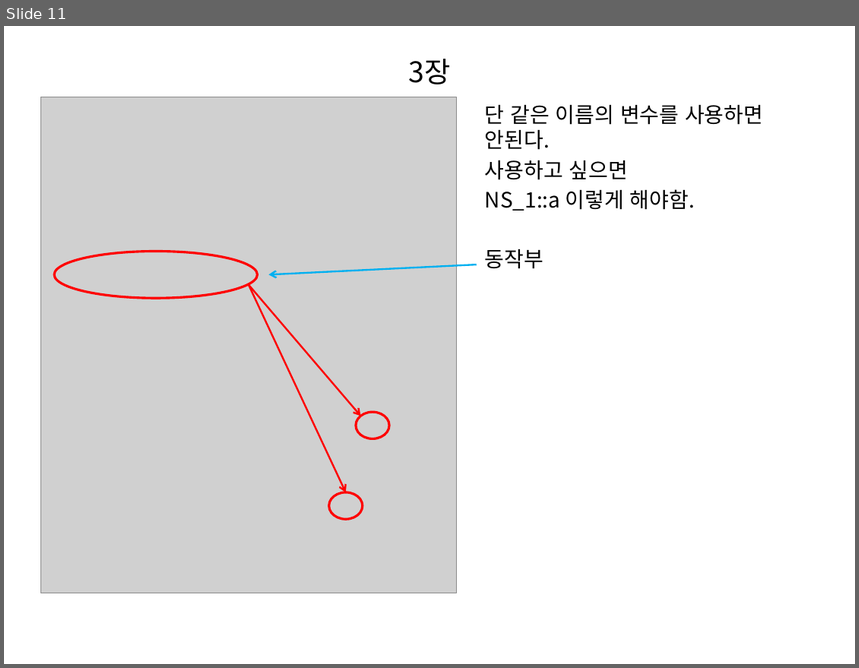
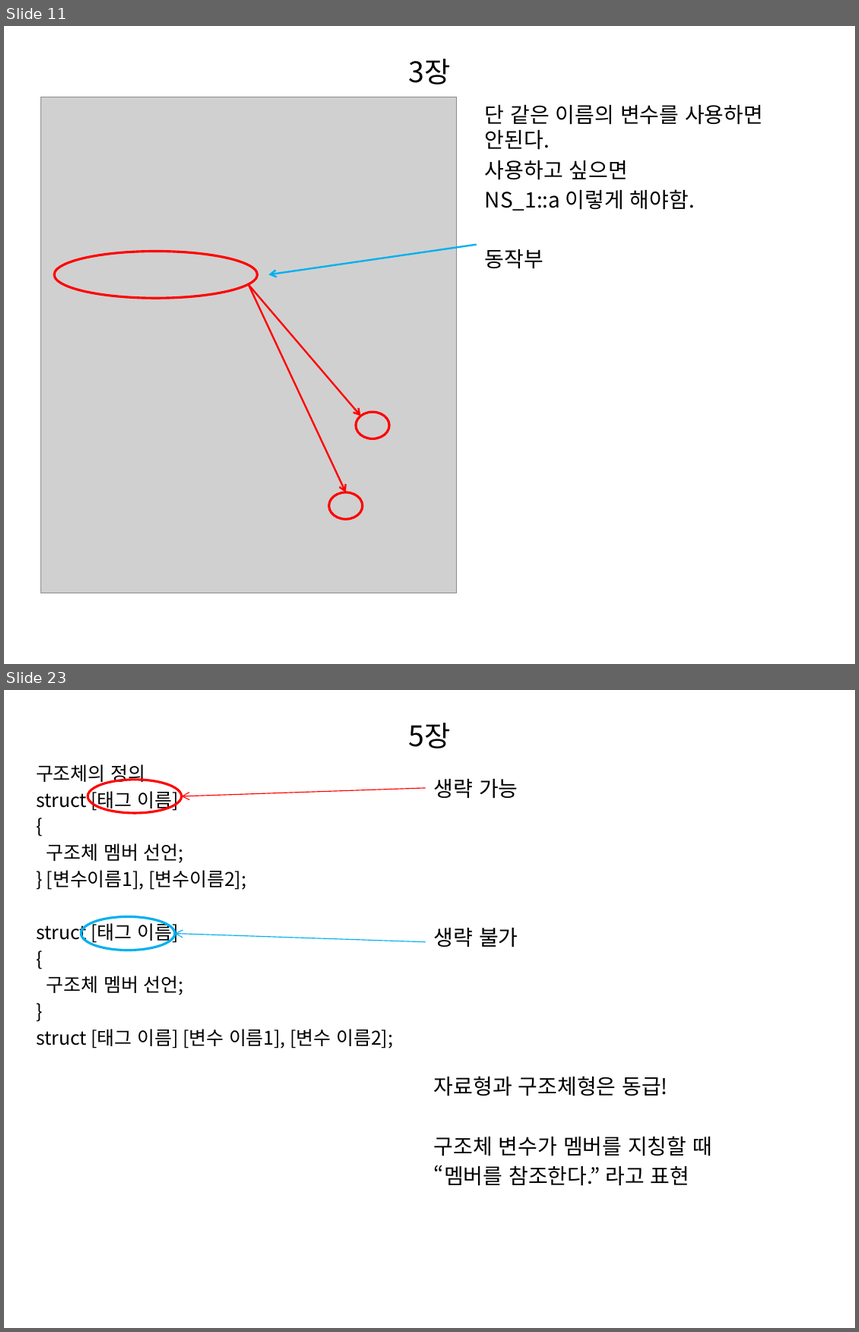
Before and after one commit to ssosee/C-study, a slide deck: C++ STUDY.pptx. Shown one above the other, each under a label of ours: slide 11 before the commit, slides 11 and 23 after it; the slides between them are not shown. The pictures are 859x668 and 859x1332 pixels, drawn with LibreOffice and Linux fonts; fonts in the diff are those of the drawing; grey boxes stand for pictures. Boxes give left, top, right and bottom in pixels: in the first picture for what was removed or moved away, otherwise in the second. Text is boxed around its words. In the diff, an @@ line names an element or a change of style, - is before the commit and + after.

```diff
--- a/C++ STUDY.pptx
+++ b/C++ STUDY.pptx
@@ slide 23 added at (x1=4, y1=690, x2=855, y2=1328), background #FFFFFF @@
@@ title added at (x1=408, y1=723, x2=450, y2=749), 24 pt, text #000000 @@
+5장
@@ text added at (x1=36, y1=764, x2=393, y2=1049), 16 pt, text #000000 @@
+구조체의 정의
+struct [태그 이름]
+{
+구조체 멤버 선언;
+} [변수이름1], [변수이름2];
+struct [태그 이름]
+{
+구조체 멤버 선언;
+}
+struct [태그 이름] [변수 이름1], [변수 이름2];
@@ ellipse added at (x1=88, y1=780, x2=181, y2=812), outline #FF0000 2 pt @@
@@ text added at (x1=434, y1=779, x2=712, y2=1186), 18 pt, text #000000 @@
+생략 가능
+생략 불가
+자료형과 구조체형은 동급!
+구조체 변수가 멤버를 지칭할 때
+“멤버를 참조한다.” 라고 표현
@@ arrow added from (425, 788) to (182, 796), #FF0000 0.75 pt @@
@@ ellipse added at (x1=82, y1=916, x2=175, y2=950), outline #00B0F0 2 pt @@
@@ arrow added from (425, 942) to (175, 933), #00B0F0 0.75 pt @@
@@ slide 11 changed as well @@
@@ arrow moved from (477, 265) - (268, 275) to (477, 245) - (268, 275) @@
```
Also in this commit, not shown: 2 other slides changed, 88 other slides added, 1 slide removed.
